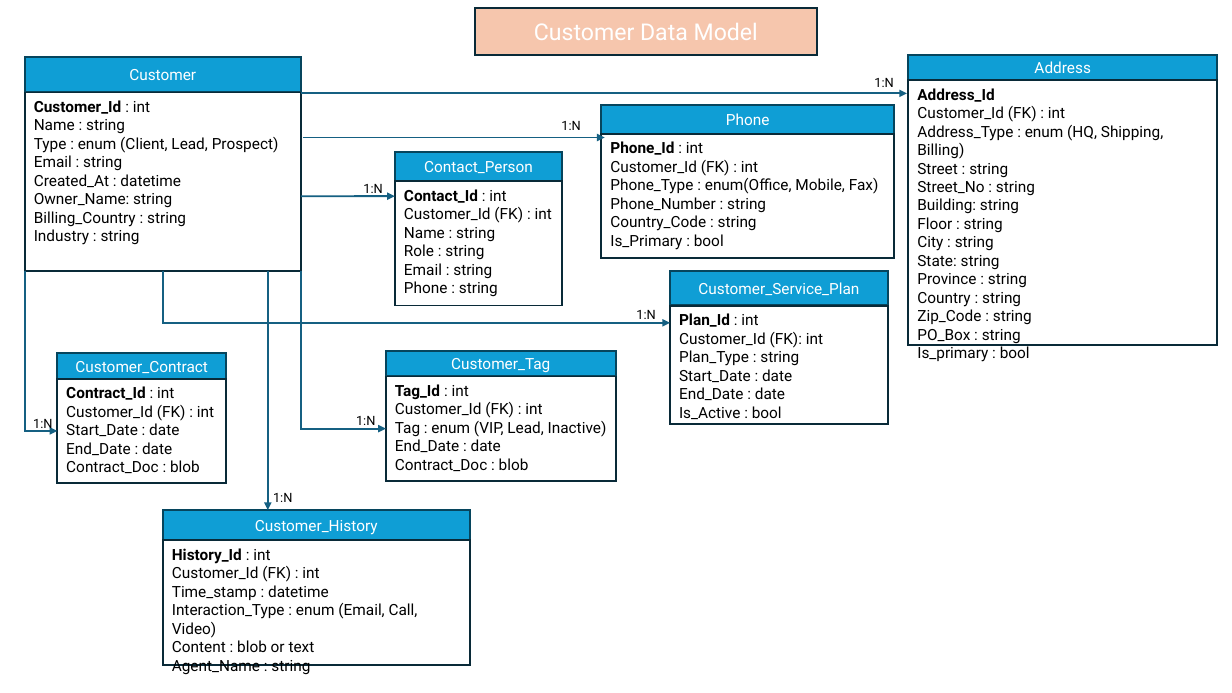
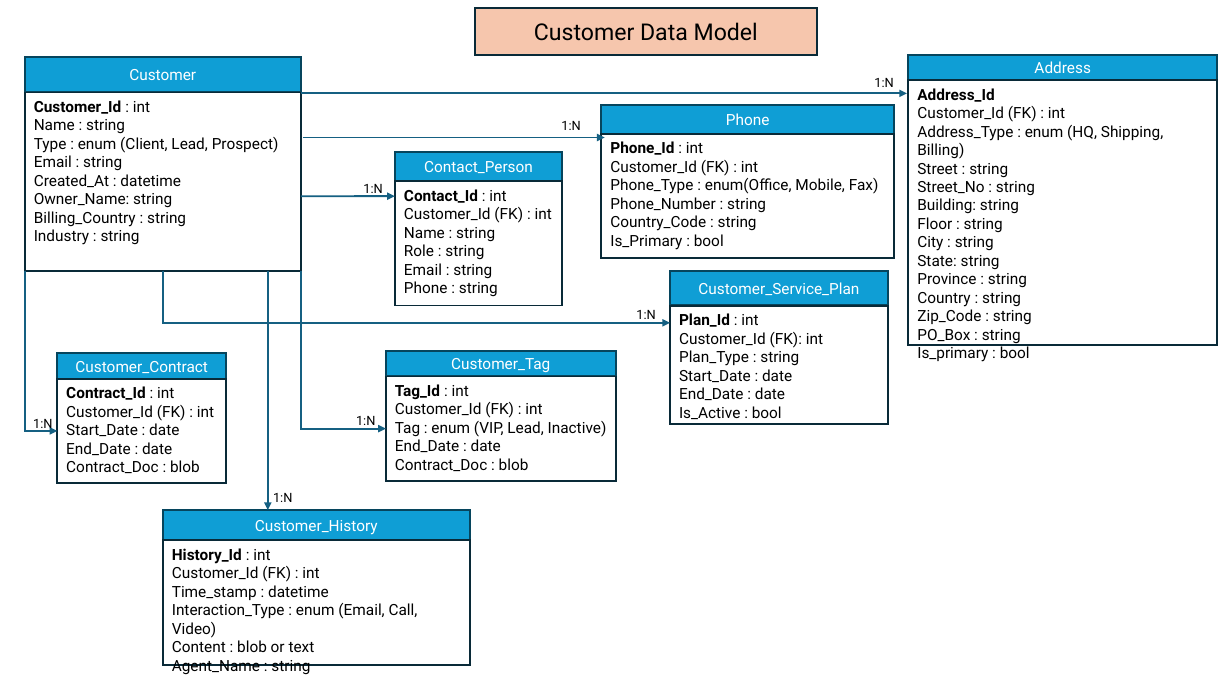
Before and after one commit to triniti1/A2C, a slide deck: slide 4 of Documentations/SysArchitecture.pptx. Drawn at 1232x693 pixels with LibreOffice and Linux fonts; fonts in the diff are those of the drawing. Boxes give left, top, right and bottom in pixels: in the first picture for what was removed or moved away, otherwise in the second. Text is boxed around its words. In the diff, an @@ line names an element or a change of style, - is before the commit and + after.

```diff
--- a/Documentations/SysArchitecture.pptx
+++ b/Documentations/SysArchitecture.pptx
@@ rectangle "Customer Data Model" at [475, 7, 817, 55]: text colour #FFFFFF to #000000 @@
```
Also in this commit, not shown: 1 other slide changed, 1 slide added, 1 slide removed, 1 other file.
